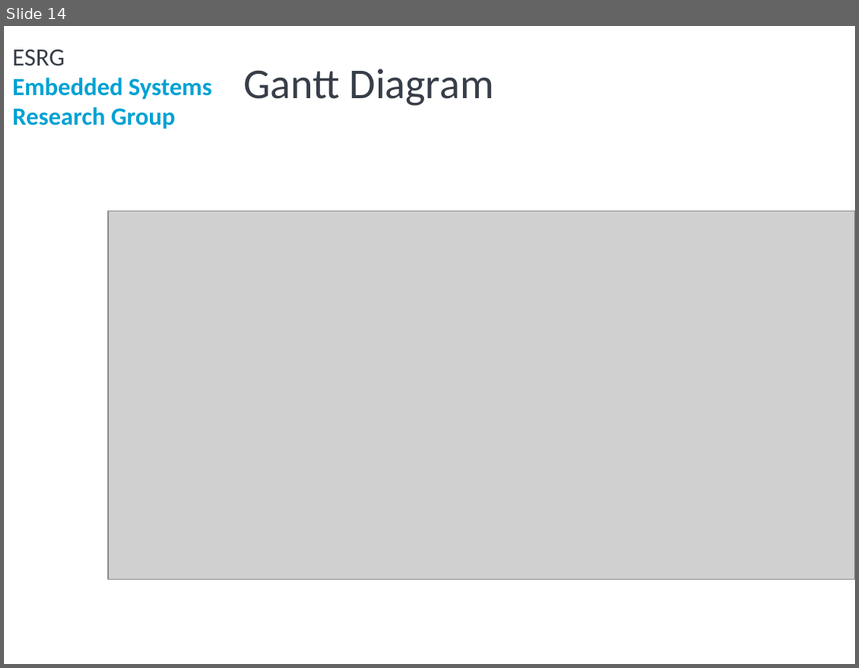
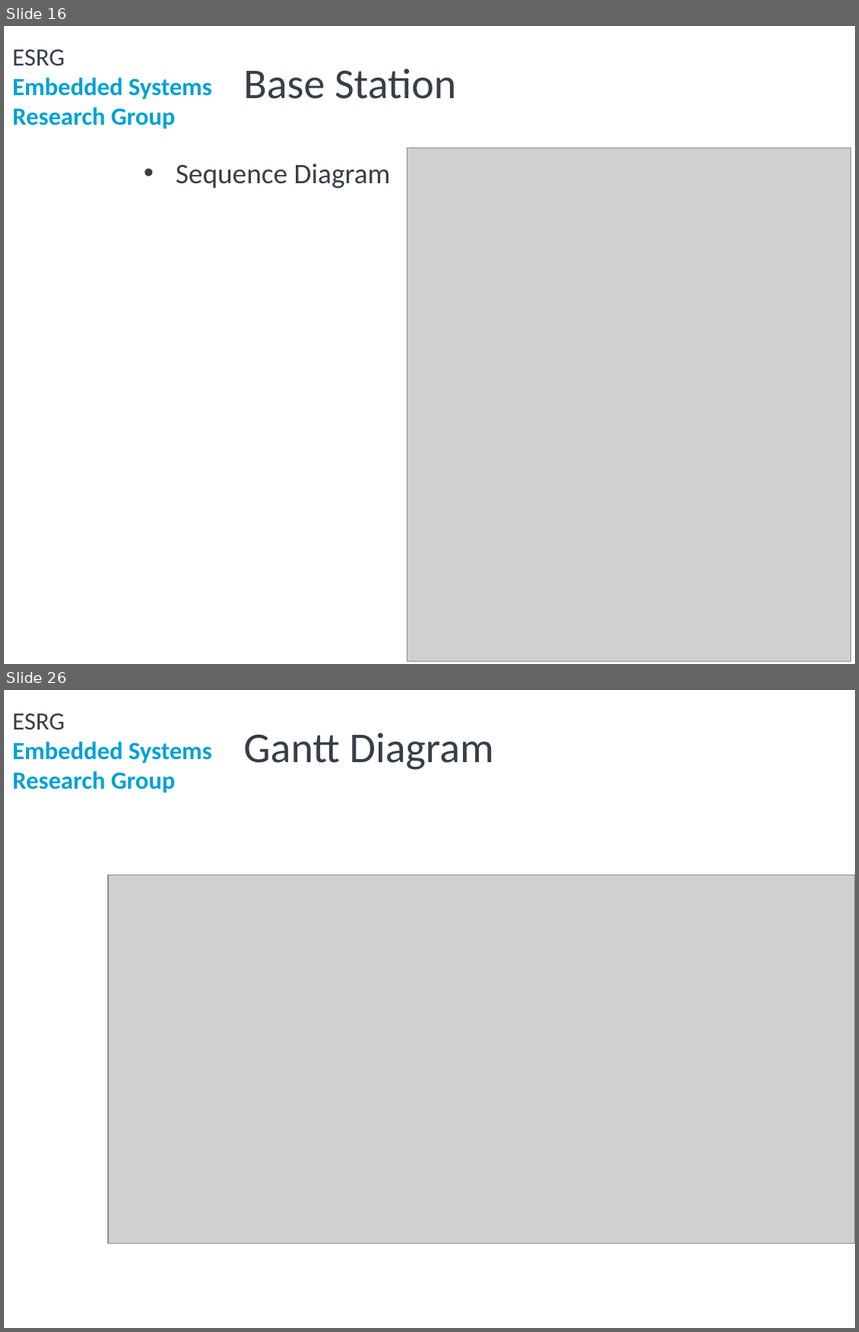
Before and after one commit to ESRGgroup9/slipad, a slide deck: project/group9.pptx. Shown one above the other, each under a label of ours: slide 14 before the commit, slides 16 and 26 after it; the slides between them are not shown. The pictures are 859x668 and 859x1332 pixels, drawn with LibreOffice and Linux fonts; fonts in the diff are those of the drawing; grey boxes stand for pictures; background and template pictures are left out. Boxes give left, top, right and bottom in pixels: in the first picture for what was removed or moved away, otherwise in the second. Text is boxed around its words. In the diff, an @@ line names an element or a change of style, - is before the commit and + after.

```diff
--- a/project/group9.pptx
+++ b/project/group9.pptx
@@ slide 16 added at (x1=4, y1=26, x2=855, y2=664), background #FFFFFF; not listed: 2 template elements that a slide beside it also shows @@
@@ title added at (x1=243, y1=69, x2=456, y2=99), 36 pt, text #373E48 @@
+Base Station
@@ picture added at (x1=408, y1=148, x2=851, y2=662) @@
@@ text added at (x1=176, y1=164, x2=391, y2=189), 24 pt, text #373E48 @@
+• Sequence Diagram
@@ what was slide 14 is now slide 26 @@
```
Also in this commit, not shown: 7 slides changed, 17 other slides added, 6 slides removed, 1 other file.
